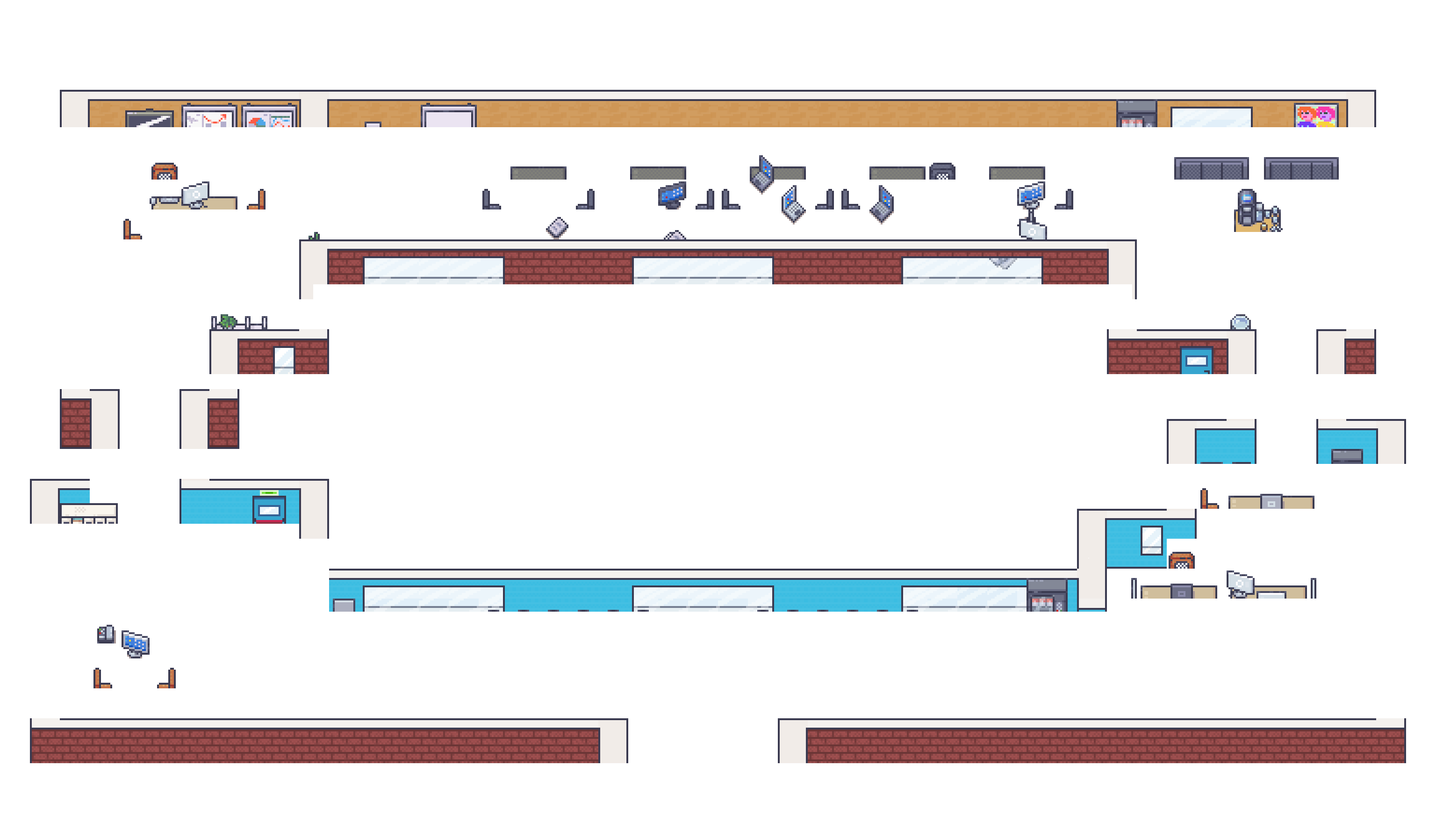
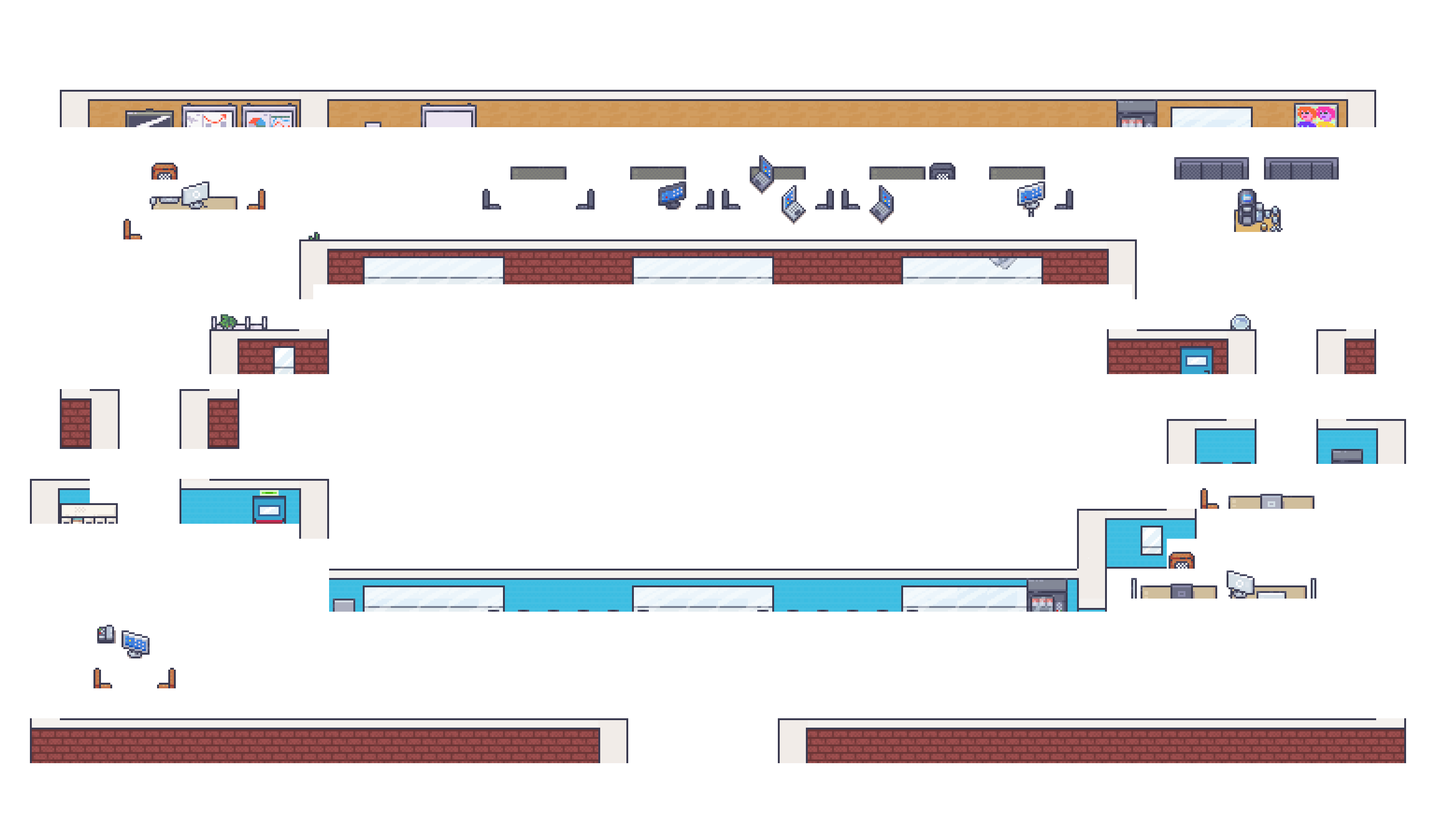
The second 1436px x 838px image is a revision of the first. Changes to its layers:
pixels changed over (546, 216, 1048, 240) (layer not identified)
